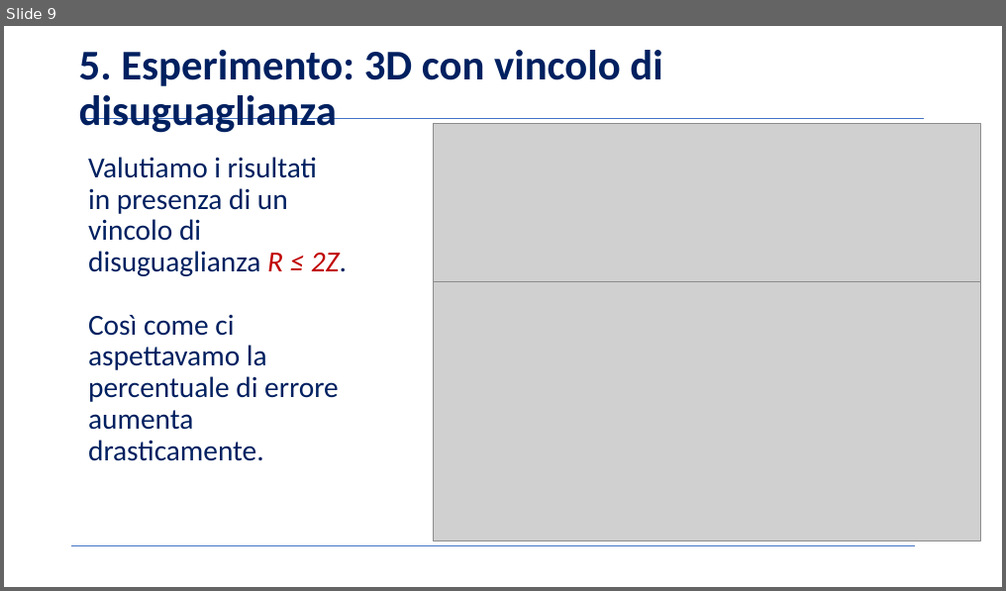
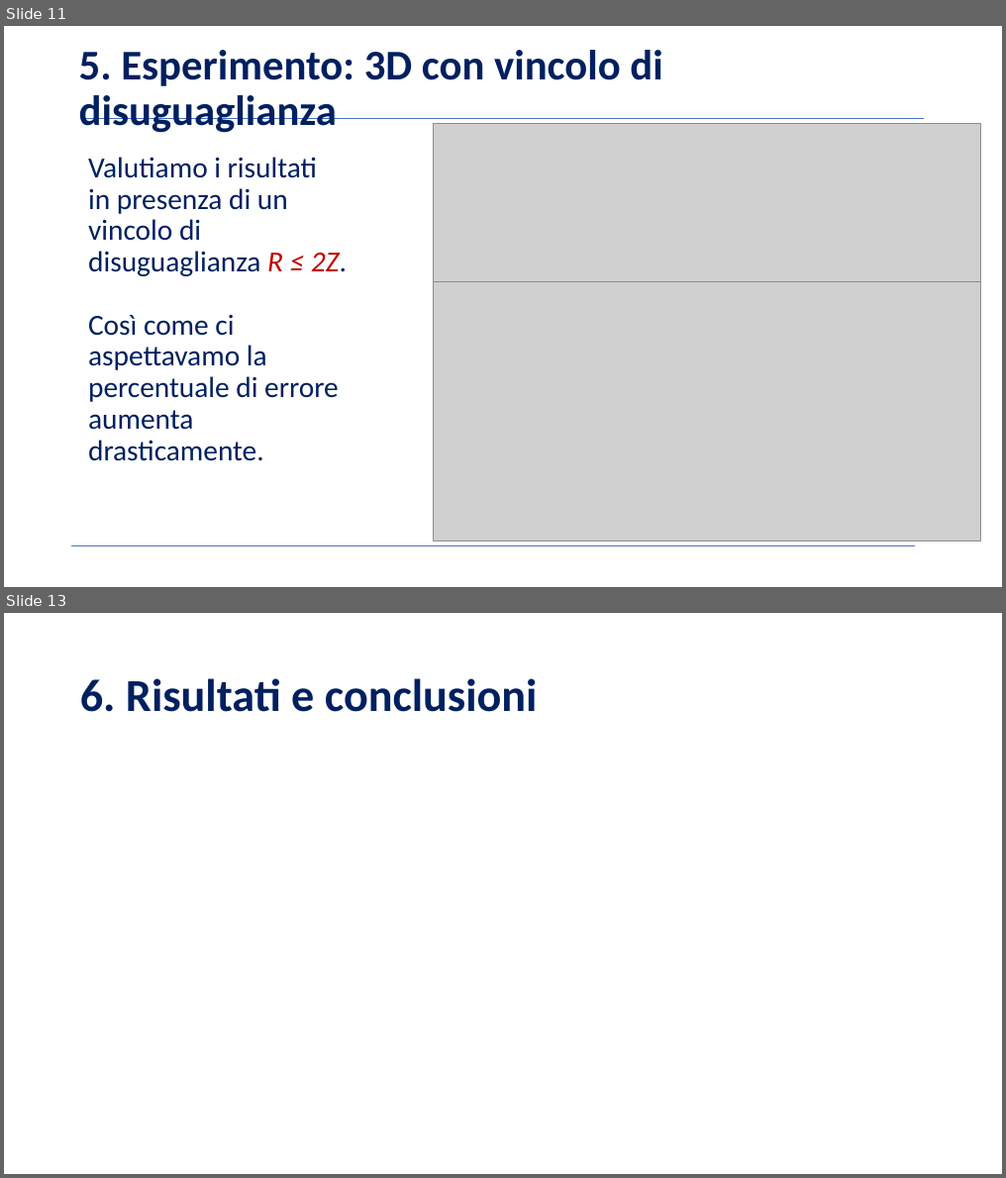
Before and after one commit to BernardoGiordano/NelderMeadMethod, a slide deck: writeup/Slides.pptx. Shown one above the other, each under a label of ours: slide 9 before the commit, slides 11 and 13 after it; the slides between them are not shown. The pictures are 1006x591 and 1006x1178 pixels, drawn with LibreOffice and Linux fonts; fonts in the diff are those of the drawing; grey boxes stand for pictures; background and template pictures are left out. Boxes give left, top, right and bottom in pixels: in the first picture for what was removed or moved away, otherwise in the second. Text is boxed around its words. In the diff, an @@ line names an element or a change of style, - is before the commit and + after.

```diff
--- a/writeup/Slides.pptx
+++ b/writeup/Slides.pptx
@@ slide 13 added at (x1=4, y1=613, x2=1002, y2=1174), background picture (left out) @@
@@ title added at (x1=80, y1=678, x2=538, y2=712), 44 pt, text #002060, bold @@
+6. Risultati e conclusioni
@@ what was slide 9 is now slide 11 @@
```
Also in this commit, not shown: 3 other slides added, 1 slide removed.
